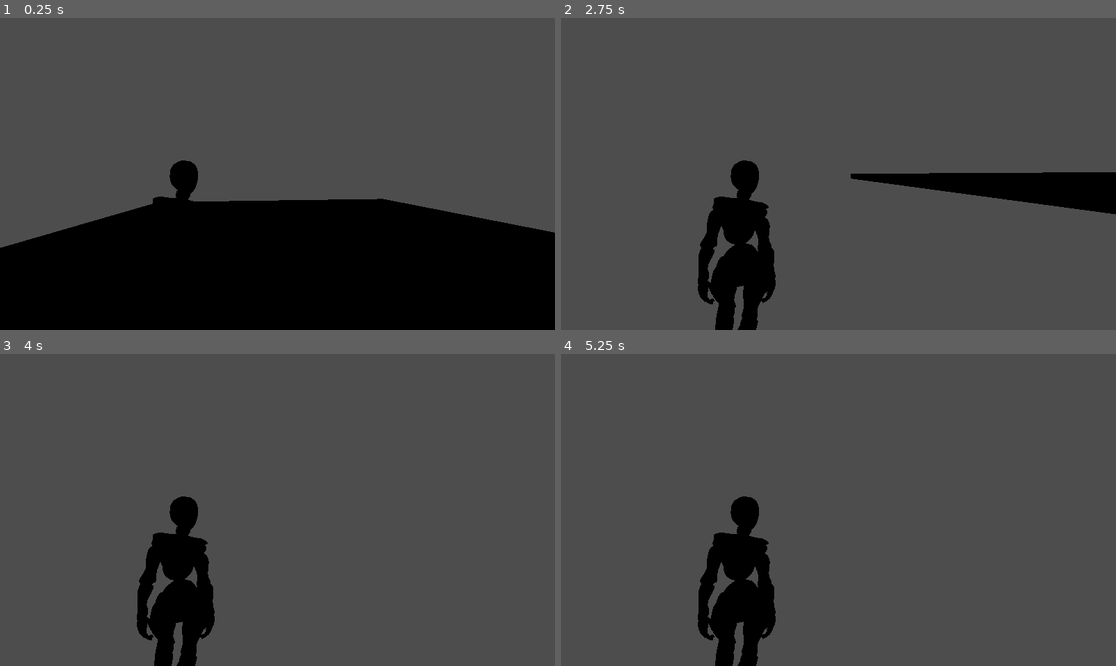
Above: before the commit, frames 1-4 (two rows, left to right).
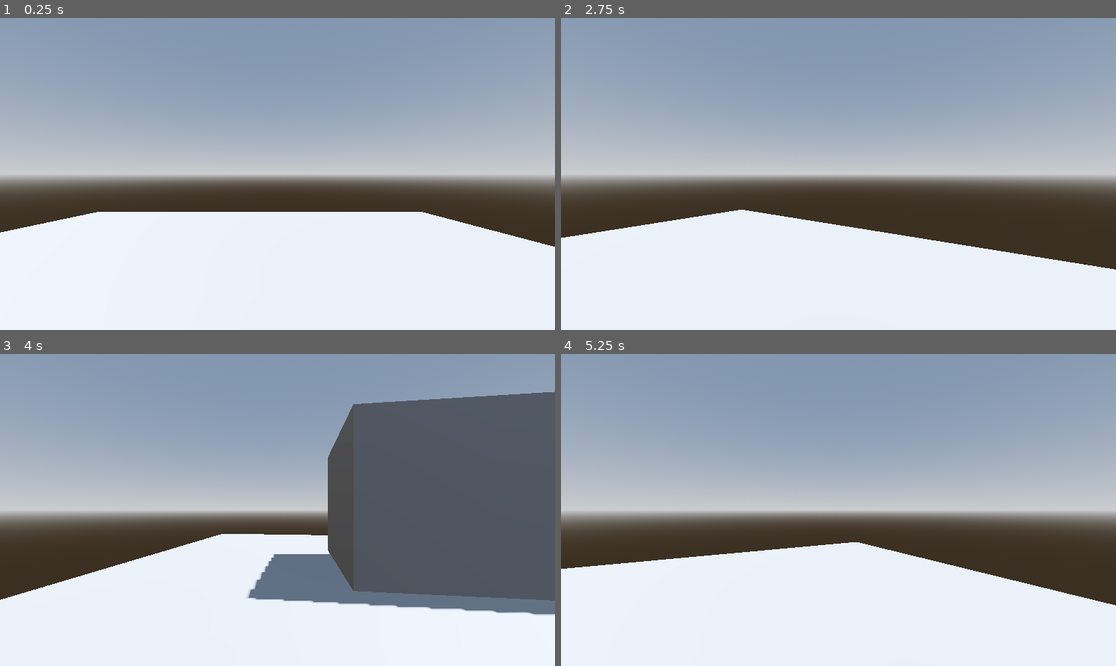
Above: after the commit, the same moments.

Repository: samgardner444/game
Game: Godot game, scene res://world.tscn
Two runs of this game, one before a commit and one after it. Both use one fixed random seed, a clock stepped at 60 frames per second and the inputs below.
Inputs (mouse positions are in pixels of both pictures, inside the frame that each line leads up to):
- Up to frame 1 (0.25 s): no input
- Up to frame 2 (2.75 s): tap Enter (ui_accept) at 0.5, 0.77, 1.52 s; move the mouse to (960, 158) at 0.52 s; hold Right (ui_right) 0.53-1.28 s; move the mouse to (727, 189) at 1.27 s; hold Down (ui_down) 1.28-2.03 s; move the mouse to (894, 105) at 2.02 s; hold Right (ui_right) from 2.03 s (still down)
- Up to frame 3 (4 s): move the mouse to (249, 572) at 2.77 s; release Right (ui_right) at 2.78 s; hold Up (ui_up) 2.78-3.53 s; tap Enter (ui_accept) at 3.02, 3.77 s; move the mouse to (444, 556) at 3.52 s; hold Left (ui_left) from 3.53 s (still down)
- Up to frame 4 (5.25 s): tap Enter (ui_accept) at 4.25, 4.52 s; move the mouse to (672, 463) at 4.27 s; move the mouse to (866, 510) at 5.02 s; release Left (ui_left) at 5.03 s; hold Down (ui_down) from 5.03 s (still down)

The runs differ from the first frame. In frame 1, 97% of the frame differs, in the area x 0-100%, y 0-100%; in frame 2, 98%; in frame 3, 73%; in frame 4, 97%.

Commit message:
merge test

Diff:
--- a/hedley-tut/charecter.gd
+++ b/hedley-tut/charecter.gd
@@ -1,12 +1,20 @@
 extends CharacterBody3D
-
-
 const SPEED = 5.0
 const JUMP_VELOCITY = 4.5
 
+var sens_horizontal = 0.5
+
+func _ready():
+	Input.mouse_mode = Input.MOUSE_MODE_CAPTURED
+
+func _input(event):
+	if event is InputEventMouseMotion:
+		rotate_y(deg_to_rad(-event.relative.x*sens_horizontal))
+
+
 
 func _physics_process(delta: float) -> void:
-	# Add the gravity.
+	# Add gravity.
 	if not is_on_floor():
 		velocity += get_gravity() * delta
 
@@ -14,10 +22,10 @@
 	if Input.is_action_just_pressed("ui_accept") and is_on_floor():
 		velocity.y = JUMP_VELOCITY
 
-	# Get the input direction and handle the movement/deceleration.
-	# As good practice, you should replace UI actions with custom gameplay actions.
-	var input_dir := Input.get_vector("ui_left", "ui_right", "ui_up", "ui_down")
+	# Get input direction using WASD
+	var input_dir := Input.get_vector("move_left", "move_right", "move_forward", "move_backward")
 	var direction := (transform.basis * Vector3(input_dir.x, 0, input_dir.y)).normalized()
+
 	if direction:
 		velocity.x = direction.x * SPEED
 		velocity.z = direction.z * SPEED
--- a/hedley-tut/charecter.tscn
+++ b/hedley-tut/charecter.tscn
@@ -7,10 +7,11 @@
 [node name="CharacterBody3D" type="CharacterBody3D"]
 
 [node name="mixamo_base" parent="." instance=ExtResource("1_bmvj6")]
+transform = Transform3D(-0.999997, 0, 0.00232139, 0, 1, 0, -0.00232139, 0, -0.999997, -0.375089, 0, 0.166768)
 
 [node name="CollisionShape3D" type="CollisionShape3D" parent="."]
-transform = Transform3D(1, 0, 0, 0, 1, 0, 0, 0, 1, 0, 1.00353, 0)
+transform = Transform3D(-0.999997, 0, 0.00232139, 0, 1, 0, -0.00232139, 0, -0.999997, -0.375089, 1.00353, 0.166768)
 shape = SubResource("CylinderShape3D_aagv4")
 
 [node name="Camera3D" type="Camera3D" parent="."]
-transform = Transform3D(-0.994174, 0, 0.107791, 0, 1, 0, -0.107791, 0, -0.994174, -0.566644, 1.67221, -1.62086)
+transform = Transform3D(1, 0, 0, 0, 1, 0, 0, 0, 1, -0.346902, 1.66578, -0.704981)
--- a/hedley-tut/project.godot
+++ b/hedley-tut/project.godot
@@ -14,3 +14,26 @@
 run/main_scene="uid://b80eg2flyix62"
 config/features=PackedStringArray("4.4", "Forward Plus")
 config/icon="res://icon.svg"
+
+[input]
+
+move_left={
+"deadzone": 0.2,
+"events": [Object(InputEventKey,"resource_local_to_scene":false,"resource_name":"","device":-1,"window_id":0,"alt_pressed":false,"shift_pressed":false,"ctrl_pressed":false,"meta_pressed":false,"pressed":false,"keycode":0,"physical_keycode":65,"key_label":0,"unicode":97,"location":0,"echo":false,"script":null)
+]
+}
+move_right={
+"deadzone": 0.2,
+"events": [Object(InputEventKey,"resource_local_to_scene":false,"resource_name":"","device":-1,"window_id":0,"alt_pressed":false,"shift_pressed":false,"ctrl_pressed":false,"meta_pressed":false,"pressed":false,"keycode":0,"physical_keycode":68,"key_label":0,"unicode":100,"location":0,"echo":false,"script":null)
+]
+}
+move_forward={
+"deadzone": 0.2,
+"events": [Object(InputEventKey,"resource_local_to_scene":false,"resource_name":"","device":-1,"window_id":0,"alt_pressed":false,"shift_pressed":false,"ctrl_pressed":false,"meta_pressed":false,"pressed":false,"keycode":0,"physical_keycode":87,"key_label":0,"unicode":119,"location":0,"echo":false,"script":null)
+]
+}
+move_backward={
+"deadzone": 0.2,
+"events": [Object(InputEventKey,"resource_local_to_scene":false,"resource_name":"","device":-1,"window_id":0,"alt_pressed":false,"shift_pressed":false,"ctrl_pressed":false,"meta_pressed":false,"pressed":false,"keycode":0,"physical_keycode":83,"key_label":0,"unicode":115,"location":0,"echo":false,"script":null)
+]
+}
--- a/hedley-tut/world.tscn
+++ b/hedley-tut/world.tscn
@@ -1,15 +1,40 @@
-[gd_scene load_steps=3 format=3 uid="uid://b80eg2flyix62"]
+[gd_scene load_steps=6 format=3 uid="uid://b80eg2flyix62"]
 
 [ext_resource type="PackedScene" uid="uid://chsw8fvf0tll7" path="res://charecter.tscn" id="1_f3sb7"]
 [ext_resource type="Script" uid="uid://kkmq4xpyv4si" path="res://charecter.gd" id="2_fj7yv"]
 
+[sub_resource type="ProceduralSkyMaterial" id="ProceduralSkyMaterial_fj7yv"]
+sky_horizon_color = Color(0.662243, 0.671743, 0.686743, 1)
+ground_horizon_color = Color(0.662243, 0.671743, 0.686743, 1)
+
+[sub_resource type="Sky" id="Sky_tlwt5"]
+sky_material = SubResource("ProceduralSkyMaterial_fj7yv")
+
+[sub_resource type="Environment" id="Environment_aqk2v"]
+background_mode = 2
+sky = SubResource("Sky_tlwt5")
+tonemap_mode = 2
+glow_enabled = true
+
 [node name="Node3D" type="Node3D"]
+
+[node name="WorldEnvironment" type="WorldEnvironment" parent="."]
+environment = SubResource("Environment_aqk2v")
+
+[node name="DirectionalLight3D" type="DirectionalLight3D" parent="."]
+transform = Transform3D(0.129432, 0.858742, -0.495792, -1.49013e-08, 0.499998, 0.866027, 0.991588, -0.112092, 0.0647159, 1.47757, 5.00741, 3.65396)
+shadow_enabled = true
 
 [node name="platform" type="CSGBox3D" parent="."]
 transform = Transform3D(1, 0, 0, 0, 1, 0, 0, 0, 1, -2.70874, -0.392578, -4.15089)
 use_collision = true
 size = Vector3(14.2192, 0.214844, 23.9345)
 
+[node name="platform" type="CSGBox3D" parent="platform"]
+transform = Transform3D(1, 0, 0, 0, 1, 0, 0, 0, 1, -2.1952, 2.00327, 4.19435)
+use_collision = true
+size = Vector3(5.5847, 3.52747, 3.85869)
+
 [node name="CharacterBody3D" parent="." instance=ExtResource("1_f3sb7")]
-transform = Transform3D(1, 0, 0, 0, 1, 0, 0, 0, 1, -0.766334, -0.283439, -3.32897)
+transform = Transform3D(1, 0, 0, 0, 1, 0, 0, 0, 1, -1.58545, -0.283439, -6.52507)
 script = ExtResource("2_fj7yv")
Not shown, changed: .DS_Store
Not shown, added: hedley-tut/.DS_Store
